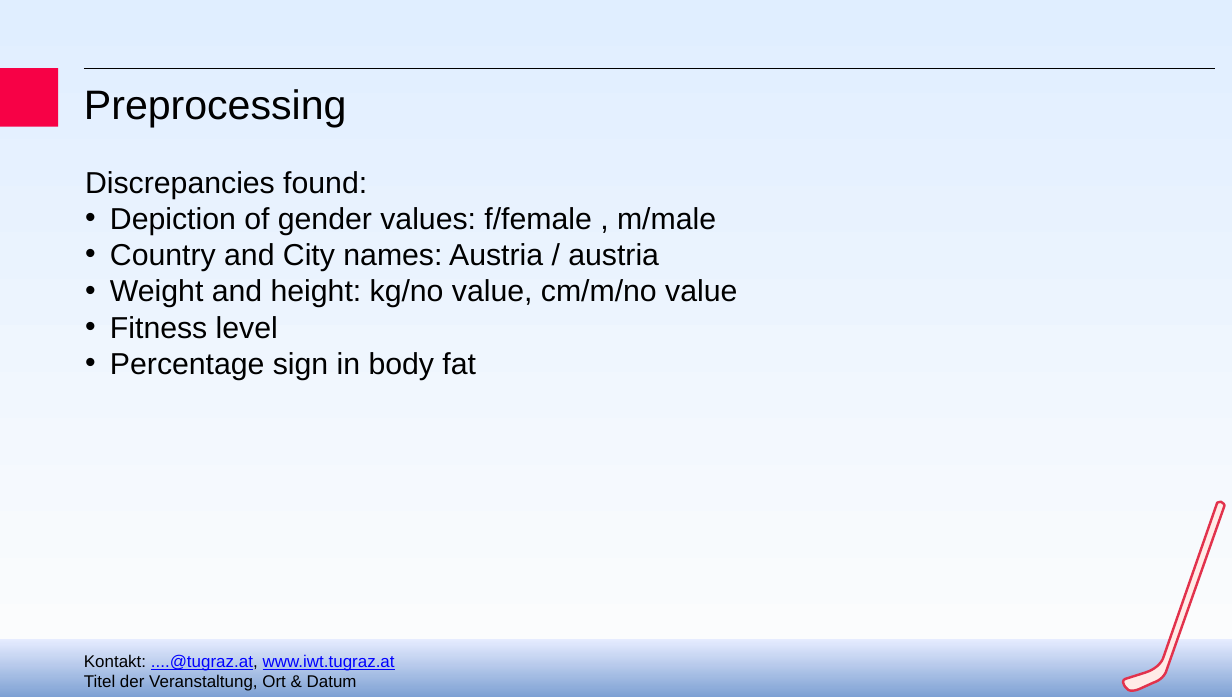
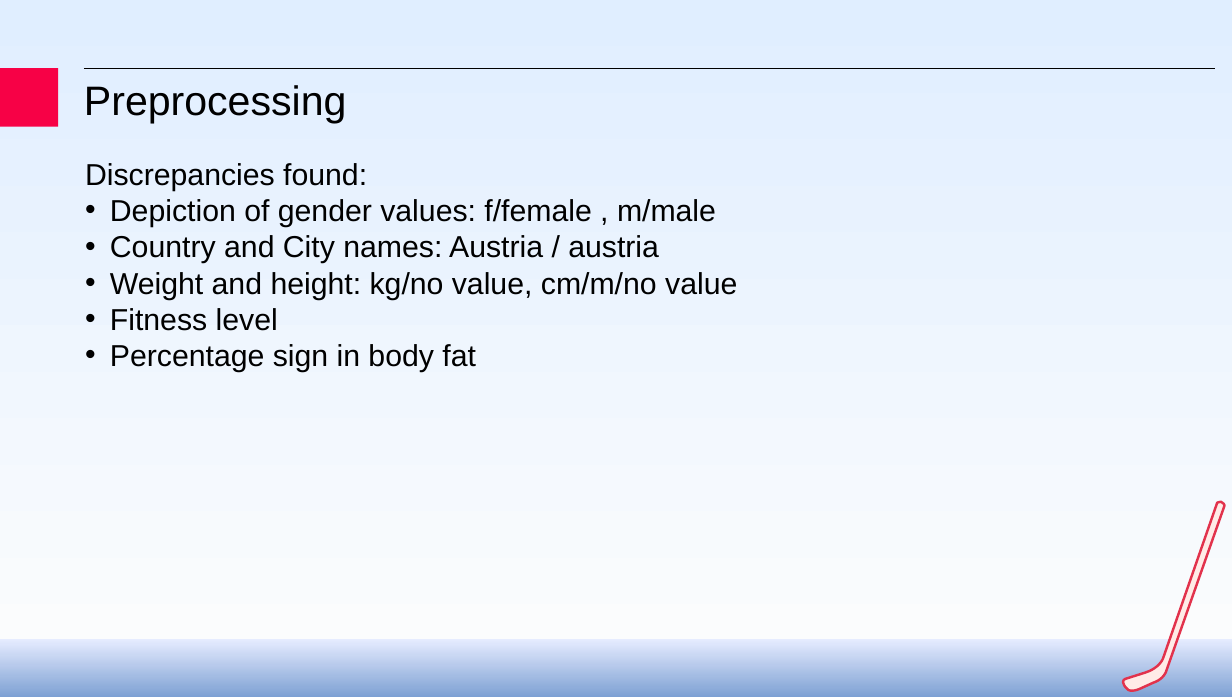
Before and after one commit to jaklvinc/KnowledgeDiscoveryAndDataMining-TUGraz-2026, a slide deck: slide 3 of phase_1/KDDM_phase1_presentation.pptx. Drawn at 1232x697 pixels with LibreOffice and Linux fonts; fonts in the diff are those of the drawing; background and template pictures are left out. Boxes give left, top, right and bottom in pixels: in the first picture for what was removed or moved away, otherwise in the second. Text is boxed around its words. In the diff, an @@ line names an element or a change of style, - is before the commit and + after.

```diff
--- a/phase_1/KDDM_phase1_presentation.pptx
+++ b/phase_1/KDDM_phase1_presentation.pptx
@@ title "Preprocessing": place and size @@
-title "Preprocessing" at bbox=[84, 89, 347, 128]
+title "Preprocessing" at bbox=[84, 85, 347, 124]
@@ text "Discrepancies found:": place and size @@
-text "Discrepancies found:" at bbox=[85, 171, 737, 380]
+text "Discrepancies found:" at bbox=[85, 163, 737, 372]
@@ text removed at bbox=[84, 654, 395, 691] @@
-Kontakt: ....@tugraz.at, www.iwt.tugraz.at
-Titel der Veranstaltung, Ort & Datum
```
Also in this commit, not shown: 8 other slides changed, 1 slide added, 1 slide removed, 2 other files.
